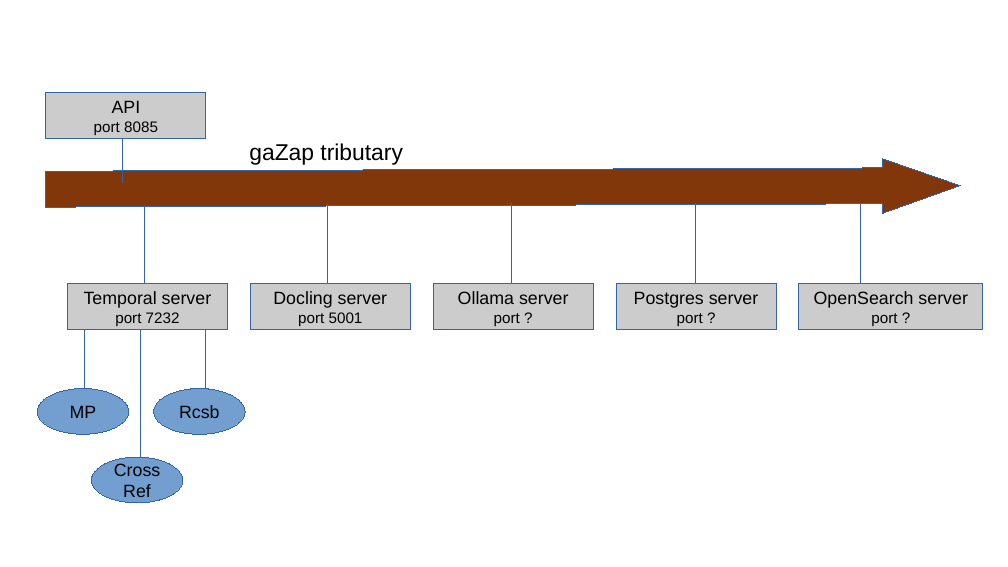
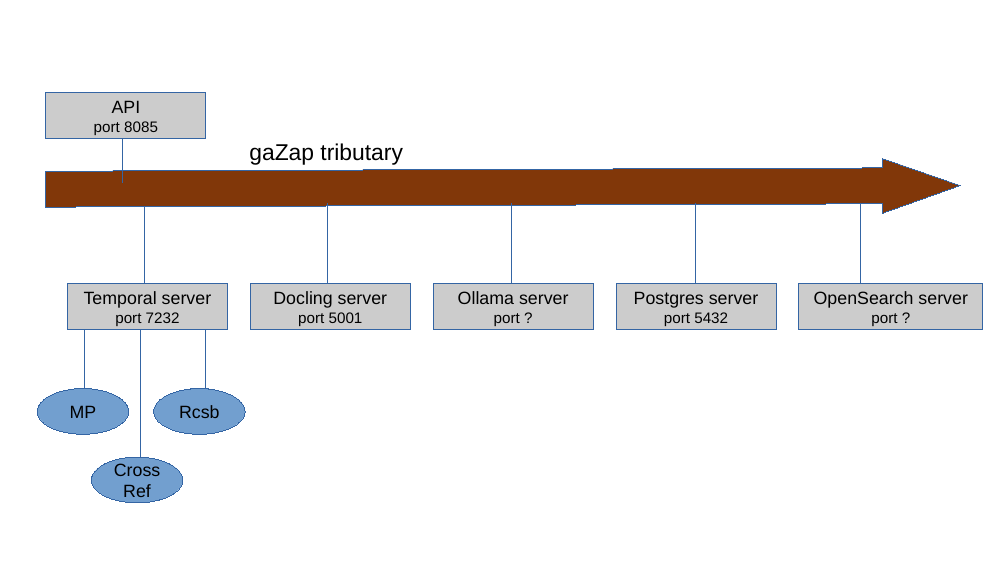
Before and after one commit to marsaviator-blip/woodchuck, a slide deck: slide 1 of gaZap/backend/gaZapTributary.odp. Drawn at 1008x567 pixels with LibreOffice and Linux fonts; fonts in the diff are those of the drawing. Boxes give left, top, right and bottom in pixels: in the first picture for what was removed or moved away, otherwise in the second. Text is boxed around its words. In the diff, an @@ line names an element or a change of style, - is before the commit and + after.

```diff
--- a/gaZap/backend/gaZapTributary.odp
+++ b/gaZap/backend/gaZapTributary.odp
@@ text in rectangle at [664, 312, 728, 326]: text changed @@
-port ?
+port 5432
```
Also in this commit, not shown: 5 other files.
